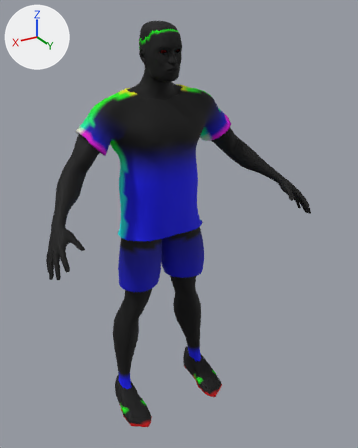
The glTF model match_point/assets/characters/body_power.glb as it was, and as the next commit left it.
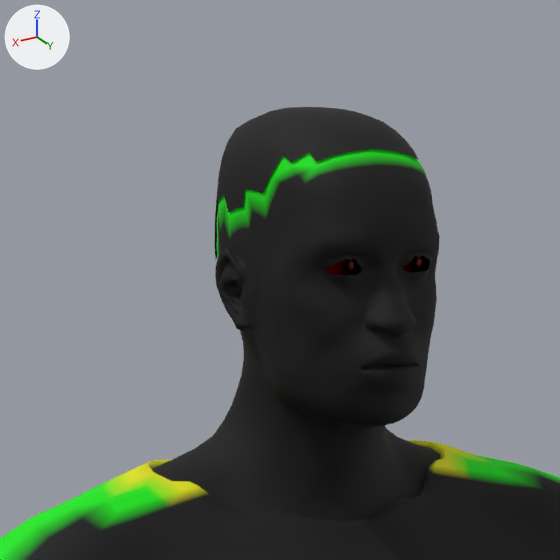
The first picture shows the older version from a camera (50 mm lens) standing at (1.039, 1.936, 1.91) and looking at (-0.038, 0.14, 1.012). The close-ups show the older and then the newer version on the part from 27% to 57% of the width and 0% to 24% of the height of that picture. Only the edits that show in the close-ups are written down. The axes (+X, +Y, +Z) are drawn at upper left. The lights are the same throughout. Vertices at exactly the same position are counted once.

In view in the first close-up: 'Body', 'Hair', 'Shirt' and 2 more.
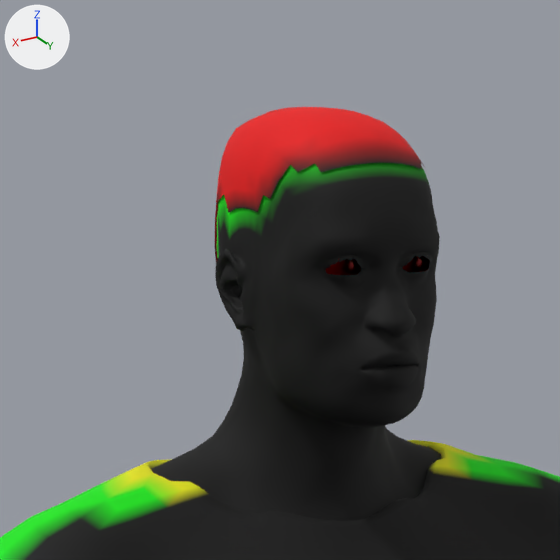
Diff of the bpy script that builds the scene:
```diff
--- a/match_point/assets/characters/body_power.glb.py
+++ b/match_point/assets/characters/body_power.glb.py
@@ me_body @@
 me_body.from_pydata(...)  # 9530 vertices, 18780 faces; spans x -0.63..0.63, y -0.09..0.42, z 0.1..1.87
 # used by ob_body; location = (0.0, 0.0, 0.0)
+# me_body part 1: 1556 faces centred in x -0.54..0.54, y -0.08..0.2, z 0.17..1.83 are repainted in the vertex colours; the middle colour stays black #000000
+# me_body part 2: 164 faces centred in x -0.07..0.07, y -0.04..0.14, z 1.73..1.85 are repainted in the vertex colours; the middle colour goes from black #000000 to green #00f500
 me_body.materials.append(mat_skin)
@@ me_hair @@
 # used by ob_hair; location = (0.0, 0.0, 0.0)
-me_hair.from_pydata(...)  # 187 vertices, 312 faces; spans x -0.074..0.074, y -0.049..0.131, z 1.753..1.874
+me_hair.from_pydata(...)  # 208 vertices, 352 faces; spans x -0.074..0.074, y -0.049..0.14, z 1.75..1.874
+# me_hair part 3: 11 vertices moved from x -0.058..0.058, y 0.096..0.131, z 1.841..1.861 to x -0.058..0.058, y 0.096..0.131, z 1.841..1.862; 17 vertices removed from x -0.072..0.072, y 0.057..0.131, z 1.804..1.846; 36 vertices added at x -0.072..0.072, y 0.058..0.14, z 1.801..1.845
+# me_hair part 4: 274 kept faces spanning x -0.074..0.074, y -0.049..0.131, z 1.755..1.874 get new vertex colours; the middle colour goes from black #000000 to red #ff0000
+# other edits to the shape of me_hair do not show in these pictures
 me_hair.materials.append(mat_hair)
```

Where the change shows, as pixel boxes [x1, y1, x2, y2] in the close-ups (560 x 560 px; the box of a moved part takes in the faces that stretch with it):
'Hair', reshaped: before [215, 107, 419, 259]; after [215, 107, 424, 263]
part 1 of me_body, recoloured: [152, 165, 433, 489] in both
part 2 of me_body, recoloured: before [217, 149, 424, 258]; after [217, 163, 424, 258]
part 3 of me_hair, moved or reshaped: before [234, 115, 419, 208]; after [234, 114, 424, 212]
part 4 of me_hair, recoloured (black to red): [215, 107, 413, 254] in both
